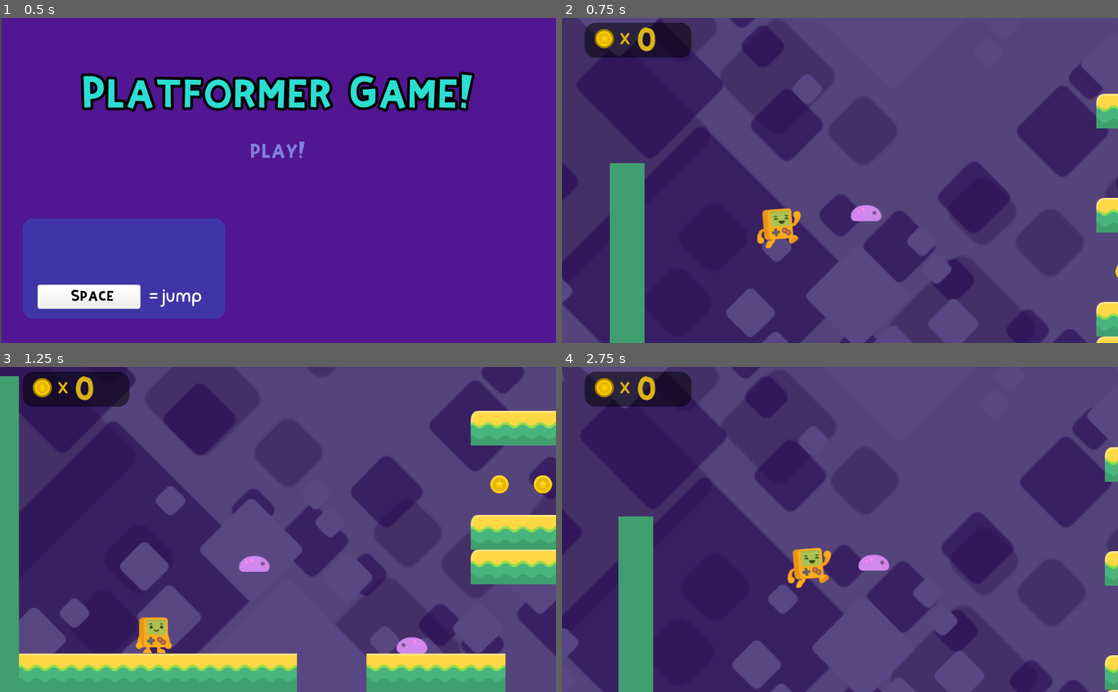
Above: before the commit, frames 1-4 (two rows, left to right).
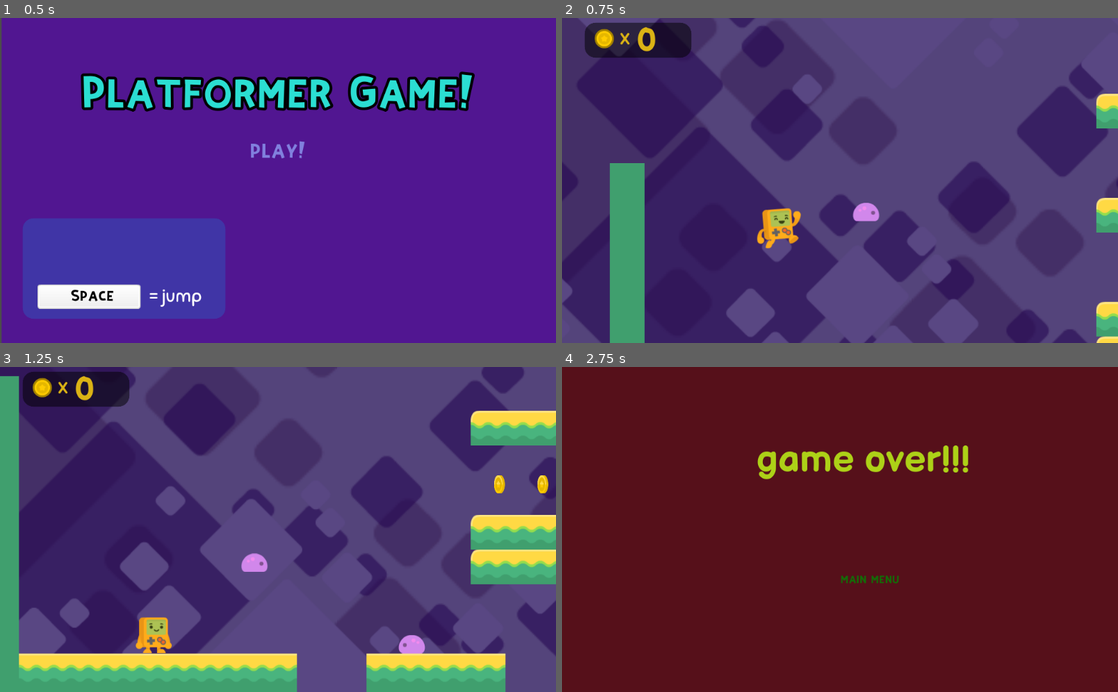
Above: after the commit, the same moments.

Repository: jor-el-swe/PlatformerTutorial
Game: Godot game, scene res://TitleMenu.tscn
The game is run twice, just before and just after one commit, with the same random seed, the same clock (stepped at 60 frames per second) and the same inputs. Before the commit the project has no main scene; this scene is started directly in both runs.
Inputs:
- Up to frame 1 (0.5 s): no input
- Up to frame 2 (0.75 s): click "play!" at 0.5 s
- Up to frame 3 (1.25 s): no input
- Up to frame 4 (2.75 s): hold Right (right) from 1.28 s (still down); tap Space (jump) at 1.52, 2.27 s

Frame 1 is identical in both runs. In frame 2, less than 0.1% of the frame differs, in the area x 51-100%, y 56-80%; in frame 3, 0.3%; in frame 4, 100%, in the area x 0-100%, y 0-100%.

Commit message:
fixes all screens

Diff:
--- a/Attila.gd
+++ b/Attila.gd
@@ -47,7 +47,7 @@
 
 
 func _on_FallZone_body_entered(body):
-	get_tree().change_scene("res://Level1.tscn")
+	get_tree().change_scene("res://GameOver.tscn")
 
 func bounce():
 	velocity.y = -500
@@ -68,4 +68,4 @@
 
 func _on_Timer_timeout():
 	set_modulate(Color(1,1,1,1))
-	get_tree().change_scene("res://Level1.tscn")
+	get_tree().change_scene("res://GameOver.tscn")
--- /dev/null
+++ b/GameOver.tscn
@@ -0,0 +1,53 @@
+[gd_scene load_steps=6 format=2]
+
+[ext_resource path="res://Assets/fonts/BalsamiqSans-Bold.ttf" type="DynamicFontData" id=1]
+[ext_resource path="res://Assets/fonts/KiriFont.ttf" type="DynamicFontData" id=2]
+[ext_resource path="res://mainMenu.gd" type="Script" id=3]
+
+[sub_resource type="DynamicFont" id=1]
+size = 70
+outline_color = Color( 0.745098, 0.803922, 0.0235294, 1 )
+font_data = ExtResource( 1 )
+
+[sub_resource type="DynamicFont" id=2]
+font_data = ExtResource( 2 )
+
+[node name="GameOver" type="Control"]
+anchor_right = 1.0
+anchor_bottom = 1.0
+__meta__ = {
+"_edit_use_anchors_": false
+}
+
+[node name="ColorRect" type="ColorRect" parent="."]
+margin_right = 1069.0
+margin_bottom = 642.0
+color = Color( 0.337255, 0.0627451, 0.101961, 1 )
+
+[node name="Label" type="Label" parent="."]
+margin_left = 302.99
+margin_top = 66.9966
+margin_right = 807.99
+margin_bottom = 276.997
+custom_fonts/font = SubResource( 1 )
+custom_colors/font_color = Color( 0.678431, 0.819608, 0.0901961, 1 )
+text = "game over!!!"
+align = 1
+valign = 1
+
+[node name="mainMenu" type="Button" parent="."]
+margin_left = 440.502
+margin_top = 367.085
+margin_right = 692.502
+margin_bottom = 420.085
+custom_fonts/font = SubResource( 2 )
+custom_colors/font_color = Color( 0.0784314, 0.423529, 0.027451, 1 )
+custom_colors/font_color_hover = Color( 0.176471, 0.321569, 0.662745, 1 )
+text = "main menu"
+flat = true
+script = ExtResource( 3 )
+__meta__ = {
+"_edit_use_anchors_": false
+}
+
+[connection signal="pressed" from="mainMenu" to="mainMenu" method="_on_mainMenu_pressed"]
--- a/HUD.gd
+++ b/HUD.gd
@@ -8,7 +8,7 @@
 
 func _physics_process(delta):
 	if coins == NO_COINS_TO_WIN:
-		get_tree().change_scene("res://Level1.tscn")
+		get_tree().change_scene("res://WinScreen.tscn")
 
 
 func _on_coin_collected():
--- /dev/null
+++ b/WinScreen.tscn
@@ -0,0 +1,52 @@
+[gd_scene load_steps=5 format=2]
+
+[ext_resource path="res://Assets/fonts/Sniglet-Regular.ttf" type="DynamicFontData" id=1]
+[ext_resource path="res://mainMenu.gd" type="Script" id=2]
+
+[sub_resource type="DynamicFont" id=1]
+size = 73
+font_data = ExtResource( 1 )
+
+[sub_resource type="DynamicFont" id=2]
+size = 30
+font_data = ExtResource( 1 )
+
+[node name="WinScreen" type="Control"]
+anchor_right = 1.0
+anchor_bottom = 1.0
+__meta__ = {
+"_edit_use_anchors_": false
+}
+
+[node name="ColorRect" type="ColorRect" parent="."]
+margin_right = 1024.0
+margin_bottom = 600.0
+color = Color( 0.192157, 0.807843, 0.0627451, 1 )
+
+[node name="Label" type="Label" parent="."]
+margin_left = 298.163
+margin_top = 95.8917
+margin_right = 746.163
+margin_bottom = 293.892
+custom_fonts/font = SubResource( 1 )
+custom_colors/font_color = Color( 0.317647, 0.109804, 0.768627, 1 )
+text = "you win!"
+align = 1
+valign = 1
+
+[node name="mainMenu" type="Button" parent="."]
+margin_left = 323.603
+margin_top = 350.993
+margin_right = 735.603
+margin_bottom = 428.993
+custom_fonts/font = SubResource( 2 )
+custom_colors/font_color = Color( 0.188235, 0, 0.65098, 1 )
+custom_colors/font_color_hover = Color( 0.768627, 0.235294, 0.0470588, 1 )
+text = "play again"
+flat = true
+script = ExtResource( 2 )
+__meta__ = {
+"_edit_use_anchors_": false
+}
+
+[connection signal="pressed" from="mainMenu" to="mainMenu" method="_on_mainMenu_pressed"]
--- a/coin.tscn
+++ b/coin.tscn
@@ -43,6 +43,7 @@
 [node name="AnimatedSprite" type="AnimatedSprite" parent="."]
 frames = SubResource( 2 )
 animation = "spin"
+frame = 2
 playing = true
 
 [node name="AnimationPlayer" type="AnimationPlayer" parent="."]
--- a/enemy.tscn
+++ b/enemy.tscn
@@ -38,7 +38,6 @@
 [node name="AnimatedSprite" type="AnimatedSprite" parent="."]
 frames = SubResource( 1 )
 animation = "crawl"
-frame = 1
 playing = true
 
 [node name="CollisionShape2D" type="CollisionShape2D" parent="."]
--- /dev/null
+++ b/mainMenu.gd
@@ -0,0 +1,5 @@
+extends Button
+
+
+func _on_mainMenu_pressed():
+	get_tree().change_scene("res://TitleMenu.tscn")
--- a/project.godot
+++ b/project.godot
@@ -11,6 +11,7 @@
 [application]
 
 config/name="Platformer Tutorial"
+run/main_scene="res://TitleMenu.tscn"
 config/icon="res://icon.png"
 
 [input]
